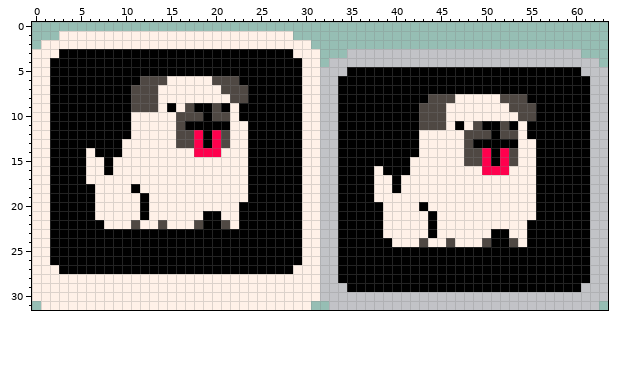
Edited in one commit: pixel-art sprite (assets/ui/char-dog.png). Above: the version before the commit.
The file is 64x32 pixels.
The result:
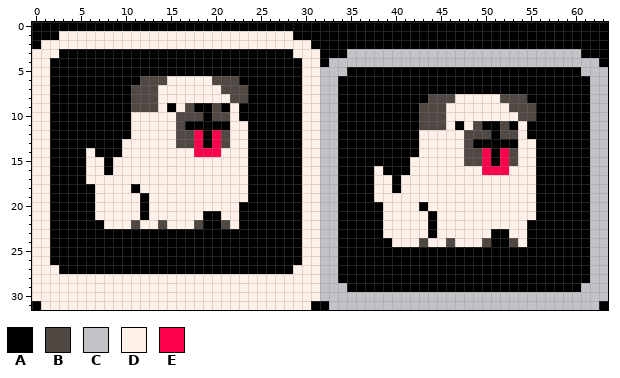
Palette (. is transparent): A #000000  B #4f4843  C #c2c3c7  D #fff1e8  E #ff004d
Change:
The author put colour A in row 0 at x 0 to 63; in row 1 at x 0 to 2 and 29 to 63; in row 2 at x 0 and 31 to 63; in row 3 at x 32 to 34 and 61 to 63; in row 4 at x 32 and 63; in row 31 at x 0, 31 to 32 and 63.
